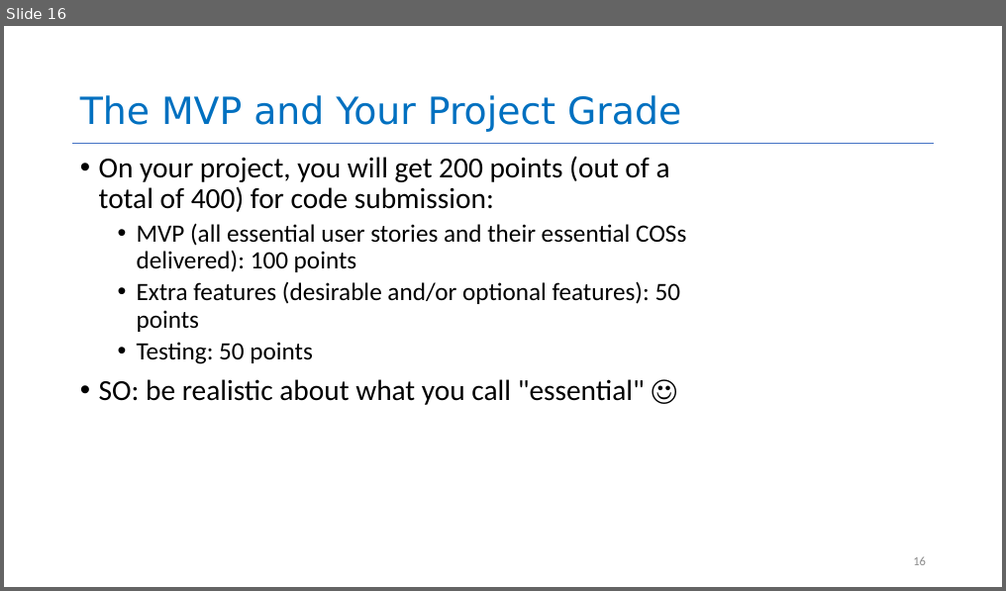
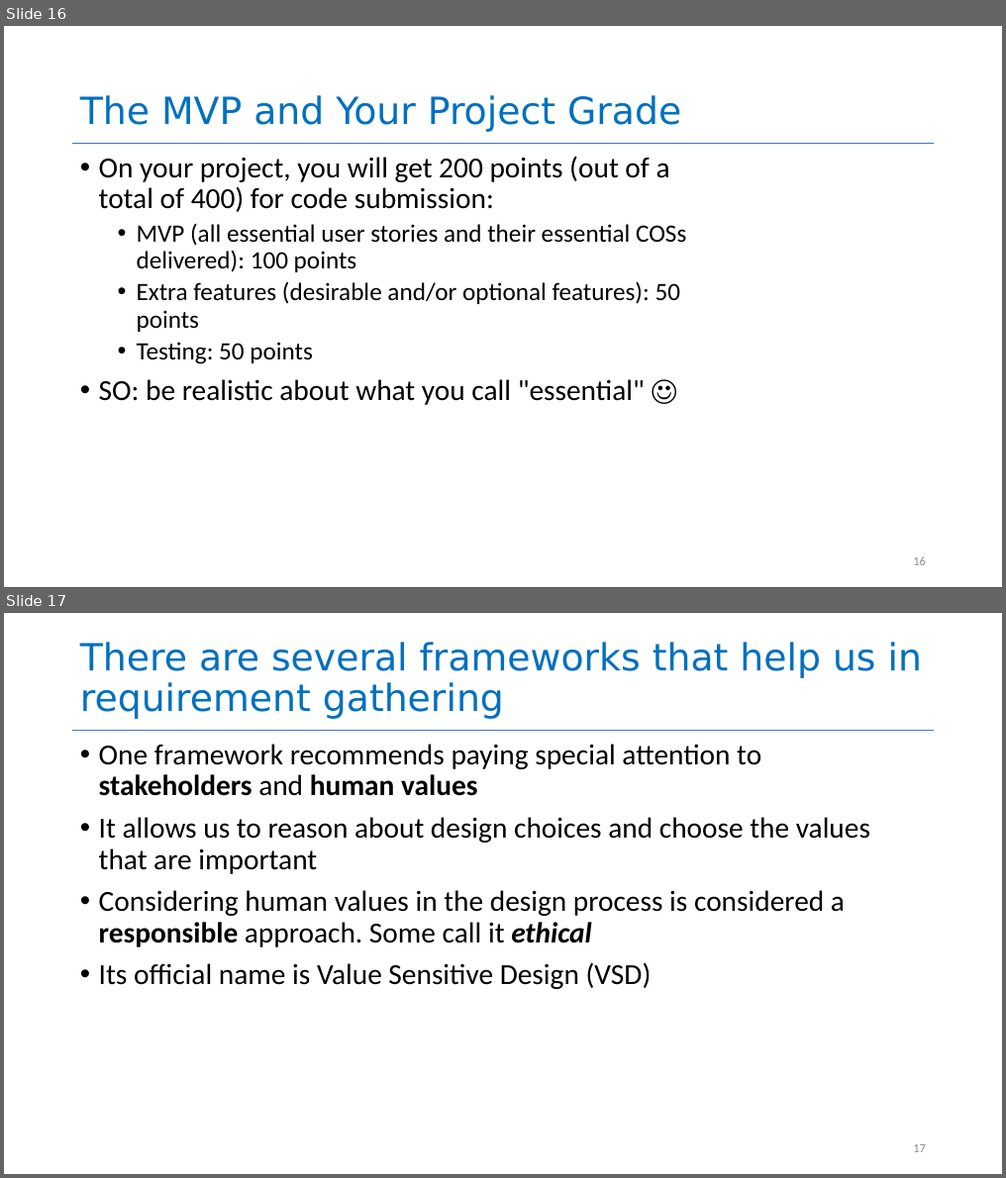
Before and after one commit to yashburshe/CS4530-Fall-2025, a slide deck: Slides/Module 01.2 Requirements Gathering.pptx. Shown one above the other, each under a label of ours: slide 16 before the commit, slides 16 and 17 after it. The pictures are 1006x591 and 1006x1178 pixels, drawn with LibreOffice and Linux fonts; fonts in the diff are those of the drawing. Boxes give left, top, right and bottom in pixels: in the first picture for what was removed or moved away, otherwise in the second. Text is boxed around its words. In the diff, an @@ line names an element or a change of style, - is before the commit and + after.

```diff
--- a/Slides/Module 01.2 Requirements Gathering.pptx
+++ b/Slides/Module 01.2 Requirements Gathering.pptx
@@ slide 17 added at (x1=4, y1=613, x2=1002, y2=1174), background #FFFFFF; not listed: 1 template element that a slide beside it also shows @@
@@ title added at (x1=80, y1=642, x2=922, y2=719), 36 pt, text #0070C0 @@
+There are several frameworks that help us in requirement gathering
@@ text added at (x1=99, y1=744, x2=870, y2=989), 28 pt, text #000000 @@
+• One framework recommends paying special attention to stakeholders and human values
+• It allows us to reason about design choices and choose the values that are important
+• Considering human values in the design process is considered a responsible approach. Some call it ethical
+• Its official name is Value Sensitive Design (VSD)
@@ page number added at (x1=913, y1=1145, x2=926, y2=1153), 12 pt, text #8C8C8C @@
+17
```
Also in this commit, not shown: 11 slides changed, 2 other slides added, 2 other files.
